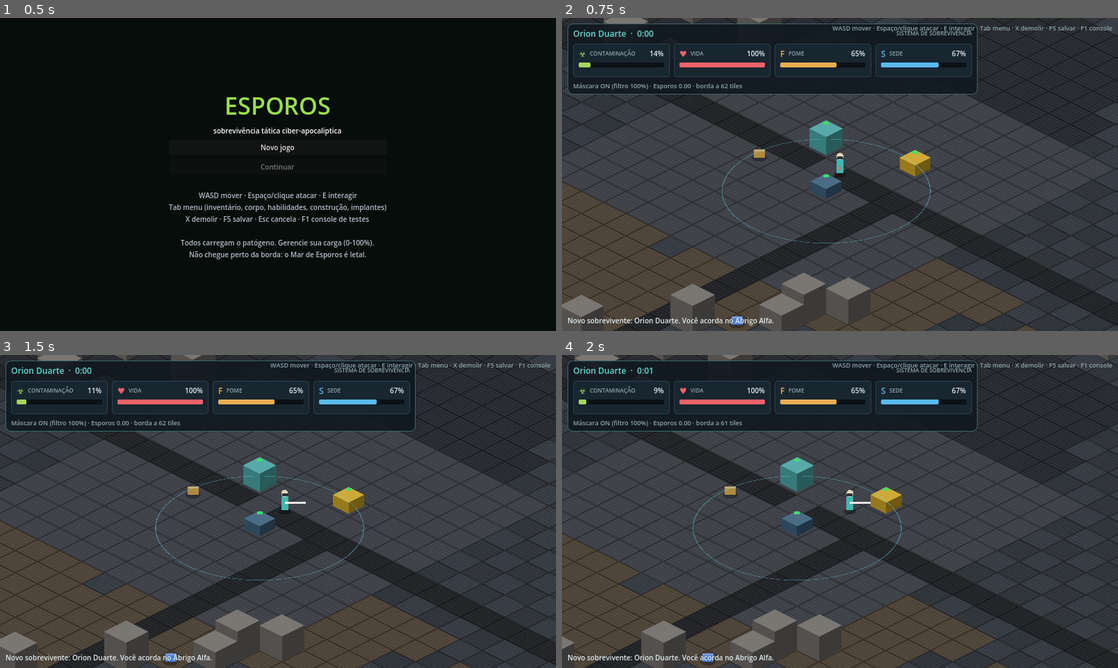
Above: before the commit, frames 1-4 (two rows, left to right).
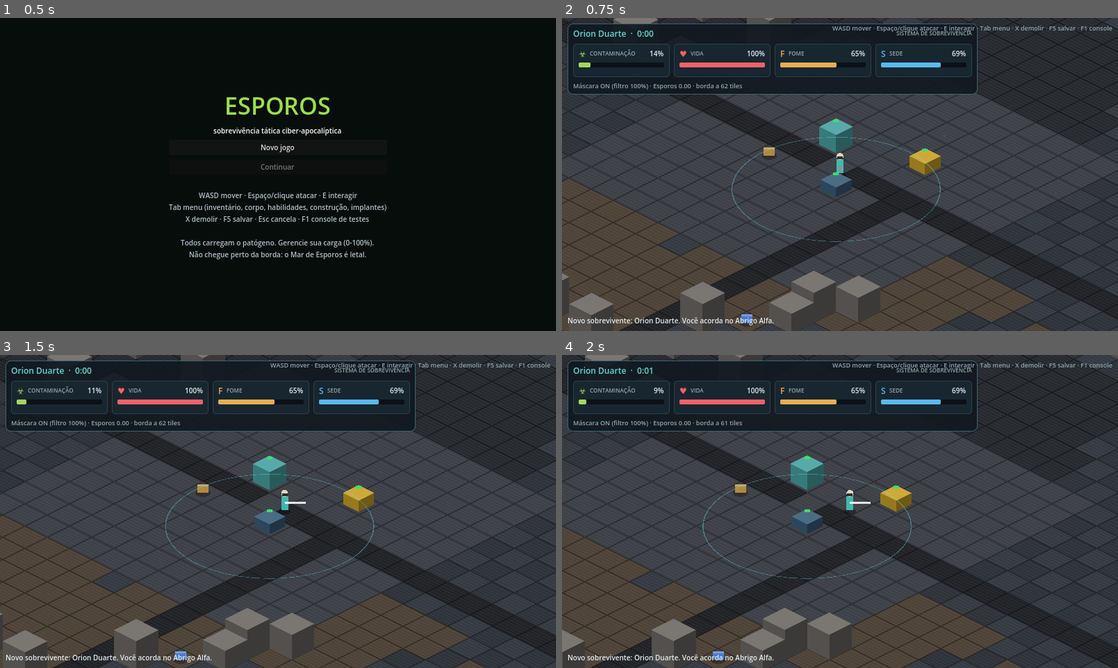
Above: after the commit, the same moments.

Repository: Wesley-LeoL/Esporos
Game: Godot game, scene res://scenes/main.tscn
Same seed, same stepped clock (60 frames per second), same inputs: the game is played once before the commit and once after it.
Inputs (mouse positions are in pixels of both pictures, inside the frame that each line leads up to):
- Up to frame 1 (0.5 s): no input
- Up to frame 2 (0.75 s): click "Novo jogo" at 0.5 s
- Up to frame 3 (1.5 s): tap Enter at 1.25 s; move the mouse to (400, 495) at 1.27 s; hold D (move_right) from 1.28 s (still down); hold Space (attack) from 1.28 s (still down); click (400, 495) at 1.42 s
- Up to frame 4 (2 s): keep holding D (move_right); keep holding Space (attack)

Frame 1 is identical in both runs. In frame 2, 11% of the frame differs, in the area x 0-100%, y 0-100%; in frame 3, 11%; in frame 4, 12%.

Commit message:
Simplify survival metabolism to hunger and thirst

Diff:
--- a/scripts/data/survivor_data.gd
+++ b/scripts/data/survivor_data.gd
@@ -15,8 +15,6 @@
 var nome: String = "Sobrevivente"
 var pathogen: float = 10.0
 var calories: float = 1600.0
-var carbs: float = 70.0
-var protein: float = 70.0
 var water: float = 80.0
 var blood: float = 100.0
 var limbs := {}
@@ -55,8 +53,6 @@
 	d.nome = NAMES[r.randi() % NAMES.size()]
 	d.pathogen = r.randf_range(5.0, 25.0)
 	d.calories = r.randf_range(1200.0, 1800.0)
-	d.carbs = r.randf_range(50.0, 80.0)
-	d.protein = r.randf_range(50.0, 80.0)
 	d.water = r.randf_range(60.0, 90.0)
 	var keys: Array = DB.SKILLS.keys()
 	keys.shuffle()
@@ -163,8 +159,6 @@
 func _tick_metabolism(delta: float, moving: bool) -> void:
 	var k := 1.5 if moving else 1.0
 	calories = maxf(0.0, calories - 0.55 * k * delta)
-	carbs = maxf(0.0, carbs - 0.045 * k * delta)
-	protein = maxf(0.0, protein - 0.03 * delta)
 	water = maxf(0.0, water - 0.11 * k * delta)
 	if calories <= 0.0:
 		_hurt_internal("torso", 1.0 * delta, "Fome")
@@ -176,8 +170,6 @@
 		_warn("sede", "Você está desidratado!")
 	elif water < 20.0:
 		_warn("sede", "Você está com muita sede.")
-	if carbs < 10.0:
-		_warn("carb", "Falta de carboidratos: você se move mais devagar.", 90.0)
 
 
 func implant_active(slot: String) -> bool:
@@ -302,7 +294,7 @@
 				pathogen = minf(100.0, pathogen + spore * 0.8 * delta)
 				_warn("ferida_esporo", "Esporos entram pela ferida aberta! Enfaixe-a.", 20.0)
 			if limb["bandaged"] and int(limb["wound"]) == 1 and float(limb["infection"]) < 25.0 and healing_ok:
-				limb["heal"] = float(limb["heal"]) + (1.0 + protein / 100.0) * delta
+				limb["heal"] = float(limb["heal"]) + 1.0 * delta
 				if float(limb["heal"]) >= 100.0:
 					limb["wound"] = 0
 					limb["bleed"] = 0.0
@@ -328,7 +320,7 @@
 			for l in LIMBS:
 				var limb: Dictionary = limbs[l]
 				if float(limb["hp"]) < 100.0 and int(limb["wound"]) < 2:
-					limb["hp"] = minf(100.0, float(limb["hp"]) + 0.12 * delta * (0.5 + protein / 100.0))
+					limb["hp"] = minf(100.0, float(limb["hp"]) + 0.12 * delta * 1.0)
 
 
 func kill(cause: String, kind: String) -> void:
@@ -401,8 +393,6 @@
 			m -= 0.15
 	if pathogen > 60.0:
 		m -= 0.15 * (pathogen - 60.0) / 40.0
-	if carbs < 10.0:
-		m *= 0.85
 	return maxf(0.35, m)
 
 
@@ -415,8 +405,6 @@
 		"comida":
 			take_item(id)
 			calories = minf(MAX_CAL, calories + float(def["cal"]))
-			carbs = minf(100.0, carbs + float(def["carb"]))
-			protein = minf(100.0, protein + float(def["prot"]))
 			message.emit("Você comeu: %s." % def["nome"])
 		"bebida":
 			take_item(id)
@@ -583,7 +571,7 @@
 
 # ---------------------------------------------------------------- persistência
 func to_dict() -> Dictionary:
-	return {"nome": nome, "pathogen": pathogen, "calories": calories, "carbs": carbs, "protein": protein,
+	return {"nome": nome, "pathogen": pathogen, "calories": calories,
 		"water": water, "blood": blood, "limbs": limbs.duplicate(true), "skills": skills.duplicate(true),
 		"inventory": inventory.duplicate(), "implants": implants.duplicate(true), "mask_on": mask_on,
 		"filter": filter, "weapon": weapon, "suppress_t": suppress_t, "tainted_t": tainted_t,
@@ -595,8 +583,6 @@
 	d.nome = str(src.get("nome", "Sobrevivente"))
 	d.pathogen = float(src.get("pathogen", 10.0))
 	d.calories = float(src.get("calories", 1600.0))
-	d.carbs = float(src.get("carbs", 70.0))
-	d.protein = float(src.get("protein", 70.0))
 	d.water = float(src.get("water", 80.0))
 	d.blood = float(src.get("blood", 100.0))
 	d.mask_on = bool(src.get("mask_on", false))
